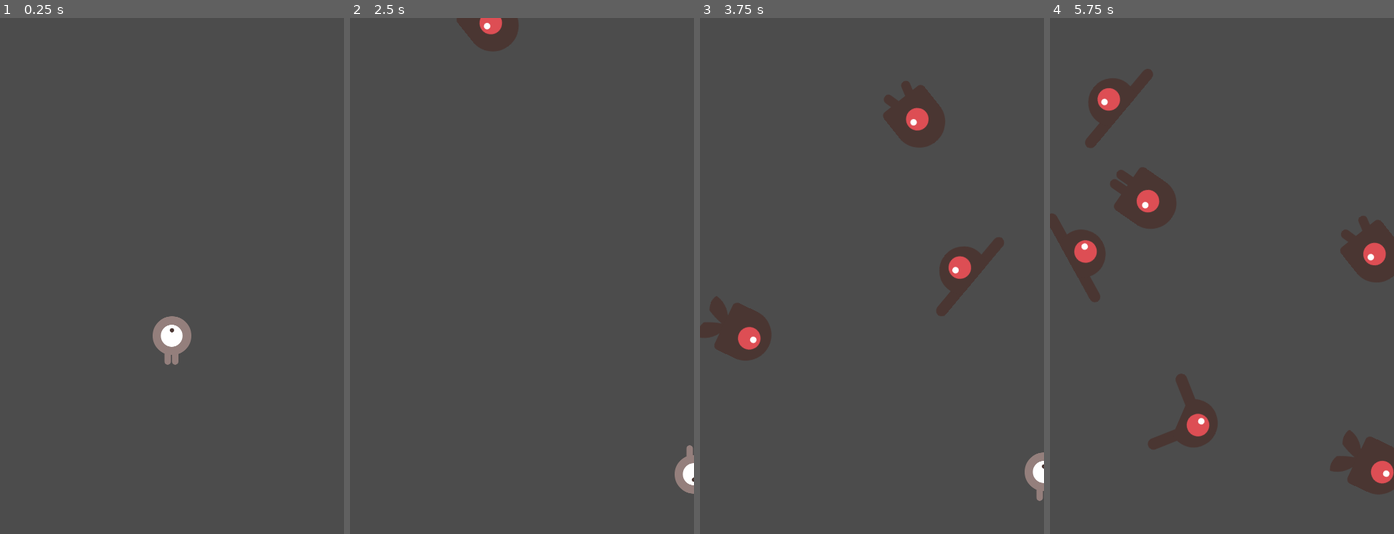
Above: before the commit, frames 1-4 (left to right).
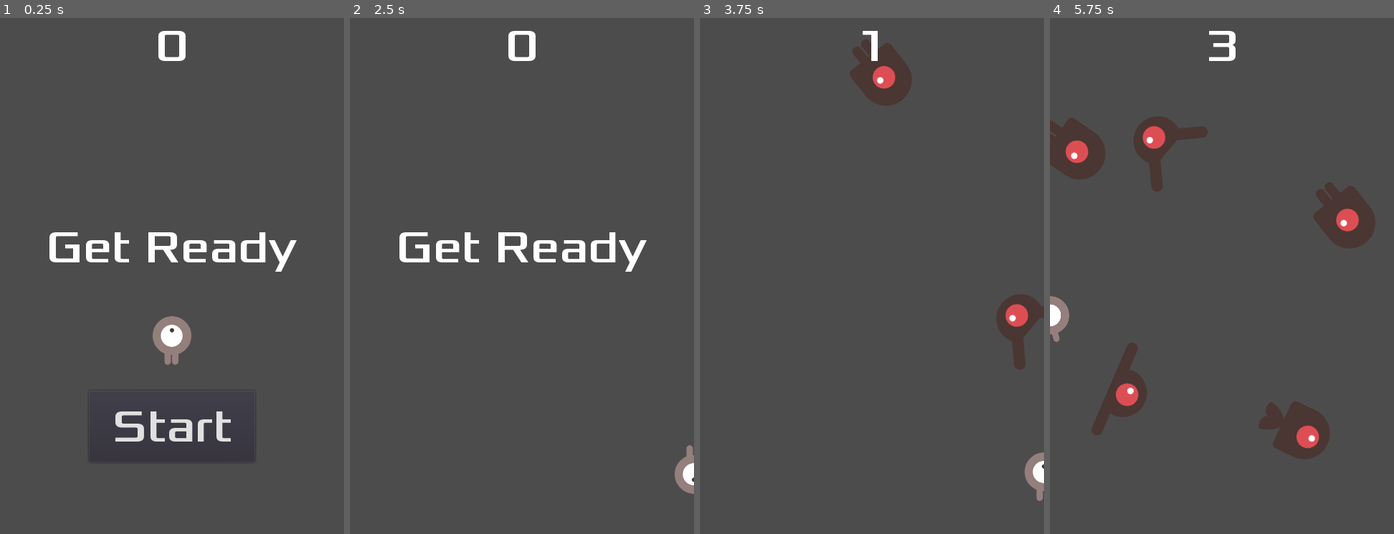
Above: after the commit, the same moments.

Repository: jfmdev/dodge-survival
Game: Godot game, scene res://Main.tscn
Same seed, same stepped clock (60 frames per second), same inputs: the game is played once before the commit and once after it.
Inputs (mouse positions are in pixels of both pictures, inside the frame that each line leads up to):
- Up to frame 1 (0.25 s): no input
- Up to frame 2 (2.5 s): click (522, 425) at 0.5 s, where only the run after the commit has a clickable "Start"; tap Enter at 1.25 s; hold Right (ui_right) 1.28-2.03 s; hold Down (ui_down) from 2.03 s (still down)
- Up to frame 3 (3.75 s): release Down (ui_down) at 2.78 s; hold Right (ui_right) 2.78-3.53 s; hold Up (ui_up) from 3.53 s (still down)
- Up to frame 4 (5.75 s): release Up (ui_up) at 4.28 s; hold Left (ui_left) from 4.28 s (still down)

The runs differ from the first frame. In frame 1, 2.8% of the frame differs, in the area x 14-87%, y 2-83%; in frame 2, 2.8%; in frame 3, 6.7%; in frame 4, 14%, in the area x 0-100%, y 2-93%.

Commit message:
Implement HUD scene

Diff:
--- /dev/null
+++ b/HUD.gd
@@ -0,0 +1,29 @@
+extends CanvasLayer
+
+signal start_game
+
+func show_message(text):
+	$Message.text = text
+	$Message.show()
+	$MessageTimer.start()
+
+func show_game_over():
+	show_message("Game Over")
+	# Wait until the MessageTimer has counted down.
+	yield($MessageTimer, "timeout")
+
+	$Message.text = "Dodge the\nCreeps!"
+	$Message.show()
+	# Make a one-shot timer and wait for it to finish.
+	yield(get_tree().create_timer(1), "timeout")
+	$StartButton.show()
+
+func update_score(score):
+	$ScoreLabel.text = str(score)
+
+func _on_StartButton_pressed():
+	$StartButton.hide()
+	emit_signal("start_game")
+
+func _on_MessageTimer_timeout():
+	$Message.hide()
--- /dev/null
+++ b/HUD.tscn
@@ -0,0 +1,57 @@
+[gd_scene load_steps=4 format=2]
+
+[ext_resource path="res://assets/fonts/Xolonium-Regular.ttf" type="DynamicFontData" id=1]
+[ext_resource path="res://HUD.gd" type="Script" id=2]
+
+[sub_resource type="DynamicFont" id=1]
+size = 64
+font_data = ExtResource( 1 )
+
+[node name="CanvasLayer" type="CanvasLayer"]
+script = ExtResource( 2 )
+
+[node name="ScoreLabel" type="Label" parent="."]
+anchor_right = 1.0
+margin_bottom = 78.0
+custom_fonts/font = SubResource( 1 )
+text = "0"
+align = 1
+__meta__ = {
+"_edit_use_anchors_": false
+}
+
+[node name="Message" type="Label" parent="."]
+anchor_top = 0.5
+anchor_right = 1.0
+anchor_bottom = 0.5
+margin_top = -79.5
+margin_bottom = 79.5
+custom_fonts/font = SubResource( 1 )
+text = "Dodge the
+Creeps!"
+align = 1
+__meta__ = {
+"_edit_use_anchors_": false
+}
+
+[node name="StartButton" type="Button" parent="."]
+anchor_left = 0.5
+anchor_top = 1.0
+anchor_right = 0.5
+anchor_bottom = 1.0
+margin_left = -116.0
+margin_top = -200.0
+margin_right = 116.0
+margin_bottom = -100.0
+custom_fonts/font = SubResource( 1 )
+text = "Start"
+__meta__ = {
+"_edit_use_anchors_": false
+}
+
+[node name="MessageTimer" type="Timer" parent="."]
+wait_time = 2.0
+one_shot = true
+
+[connection signal="pressed" from="StartButton" to="." method="_on_StartButton_pressed"]
+[connection signal="timeout" from="MessageTimer" to="." method="_on_MessageTimer_timeout"]
--- a/Main.gd
+++ b/Main.gd
@@ -10,11 +10,14 @@
 func game_over():
 	$ScoreTimer.stop()
 	$MobTimer.stop()
+	$HUD.show_game_over()
 
 func new_game():
 	score = 0
 	$Player.start($StartPosition.position)
 	$StartTimer.start()
+	$HUD.update_score(score)
+	$HUD.show_message("Get Ready")
 
 func _on_StartTimer_timeout():
 	$MobTimer.start()
@@ -22,6 +25,7 @@
 
 func _on_ScoreTimer_timeout():
 	score += 1
+	$HUD.update_score(score)
 
 func _on_MobTimer_timeout():
 	# Choose a random location on Path2D.
--- a/Main.tscn
+++ b/Main.tscn
@@ -1,8 +1,9 @@
-[gd_scene load_steps=5 format=2]
+[gd_scene load_steps=6 format=2]
 
 [ext_resource path="res://Player.tscn" type="PackedScene" id=1]
 [ext_resource path="res://Main.gd" type="Script" id=2]
 [ext_resource path="res://Mob.tscn" type="PackedScene" id=3]
+[ext_resource path="res://HUD.tscn" type="PackedScene" id=4]
 
 [sub_resource type="Curve2D" id=1]
 _data = {
@@ -32,7 +33,10 @@
 
 [node name="MobSpawnLocation" type="PathFollow2D" parent="MobPath"]
 
+[node name="HUD" parent="." instance=ExtResource( 4 )]
+
 [connection signal="hit" from="Player" to="." method="game_over"]
 [connection signal="timeout" from="MobTimer" to="." method="_on_MobTimer_timeout"]
 [connection signal="timeout" from="ScoreTimer" to="." method="_on_ScoreTimer_timeout"]
 [connection signal="timeout" from="StartTimer" to="." method="_on_StartTimer_timeout"]
+[connection signal="start_game" from="HUD" to="." method="new_game"]
